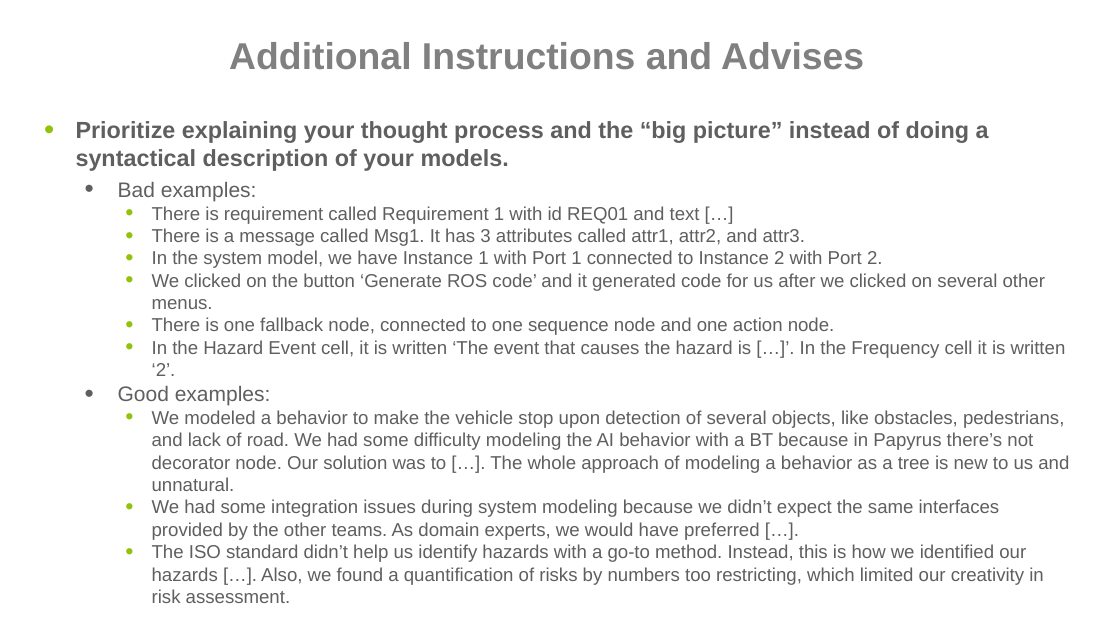
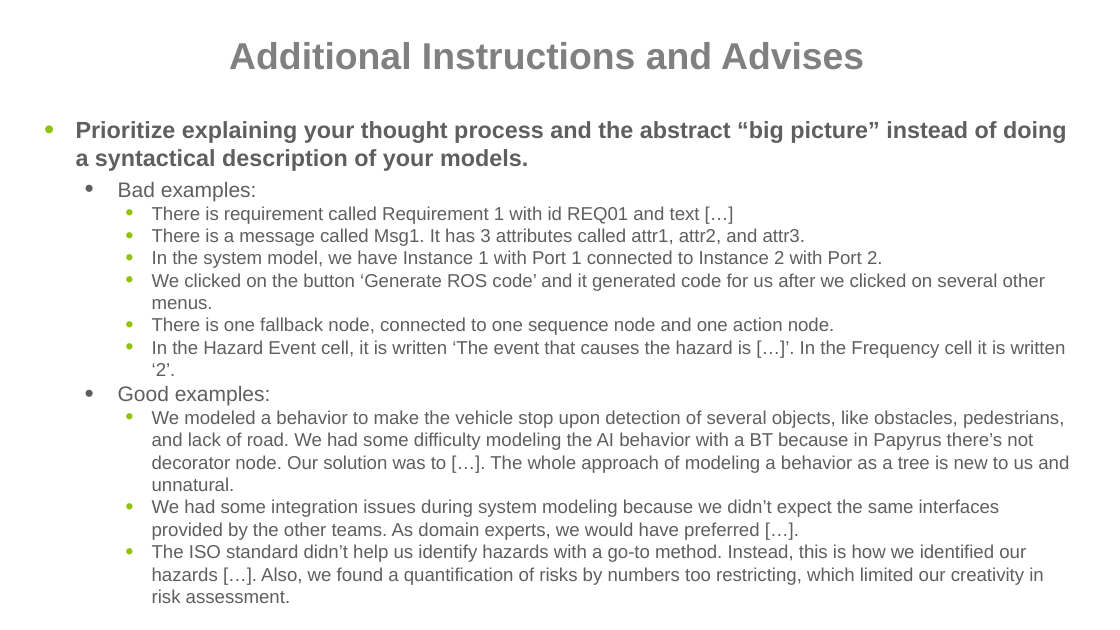
Before and after one commit to lishuaiphd/adas-p4r, a slide deck: slide 4 of slides/Template_SETI_B2.pptx (slide 3 before the commit). Drawn at 1120x630 pixels with LibreOffice and Linux fonts; fonts in the diff are those of the drawing; background and template pictures are left out. Boxes give left, top, right and bottom in pixels: in the first picture for what was removed or moved away, otherwise in the second. Text is boxed around its words. In the diff, an @@ line names an element or a change of style, - is before the commit and + after.

```diff
--- a/slides/Template_SETI_B2.pptx
+++ b/slides/Template_SETI_B2.pptx
@@ text at (x1=76, y1=121, x2=1066, y2=171): text changed @@
-• Prioritize explaining your thought process and the “big picture” instead of doing a syntactical description of your models.
+• Prioritize explaining your thought process and the abstract “big picture” instead of doing a syntactical description of your models.
```
Also in this commit, not shown: 1 other slide changed.
